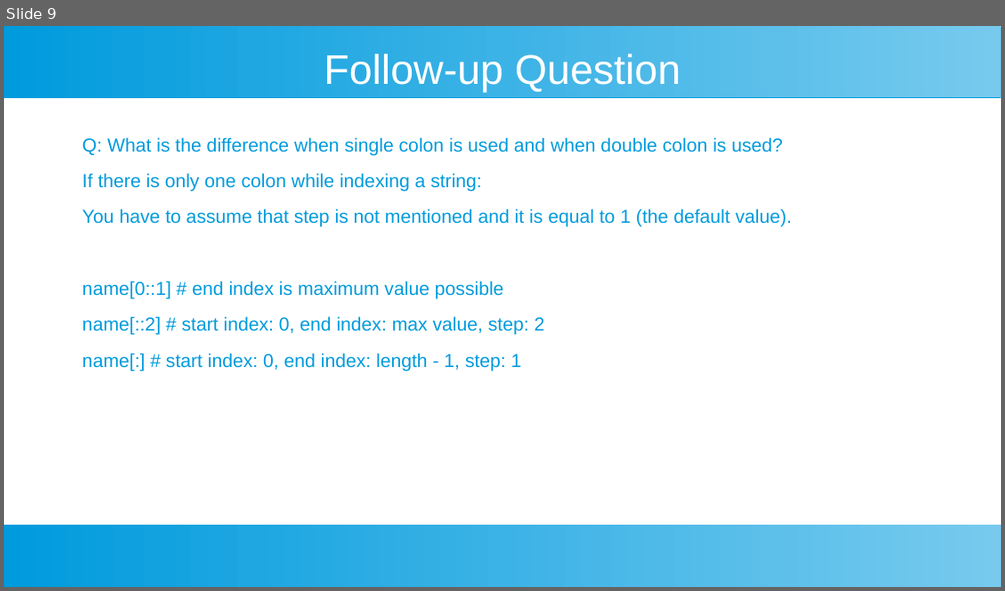
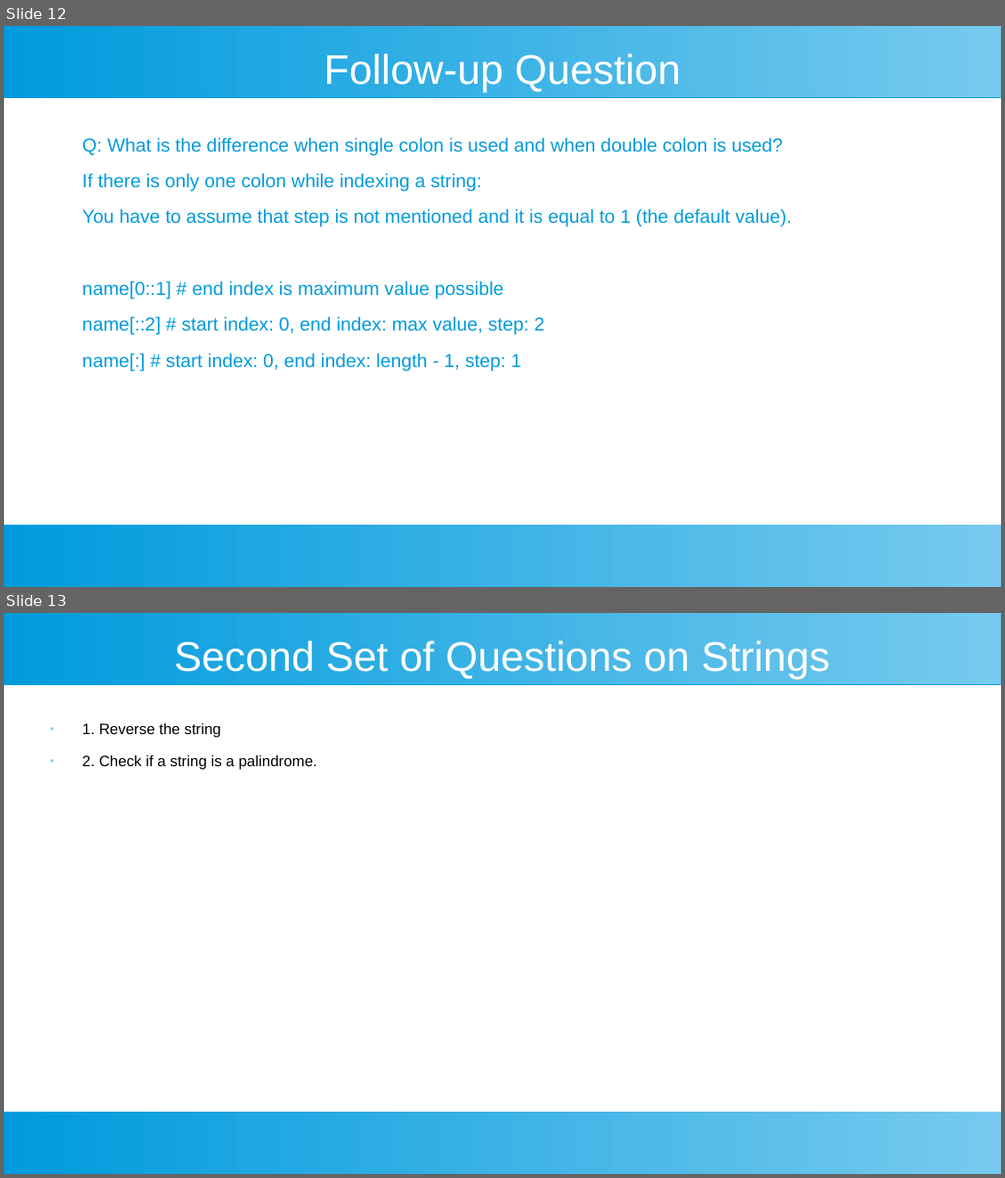
Before and after one commit to ashishjain1547/public_lessons_in_python, a slide deck: Ch 4 - Strings/Strings.odp. Shown one above the other, each under a label of ours: slide 9 before the commit, slides 12 and 13 after it. The pictures are 1005x591 and 1005x1178 pixels, drawn with LibreOffice and Linux fonts; fonts in the diff are those of the drawing. Boxes give left, top, right and bottom in pixels: in the first picture for what was removed or moved away, otherwise in the second. Text is boxed around its words. In the diff, an @@ line names an element or a change of style, - is before the commit and + after.

```diff
--- a/Ch 4 - Strings/Strings.odp
+++ b/Ch 4 - Strings/Strings.odp
@@ slide 13 added at [4, 613, 1001, 1174], background #FFFFFF; not listed: 2 template elements that a slide beside it also shows @@
@@ title added at [174, 641, 830, 679], 33 pt, text #FFFFFF @@
+Second Set of Questions on Strings
@@ text added at [82, 722, 317, 770], 12 pt, text #000000 @@
+● 1. Reverse the string
+● 2. Check if a string is a palindrome.
@@ what was slide 9 is now slide 12 @@
```
Also in this commit, not shown: 5 slides changed, 2 other slides added, 27 other files.
